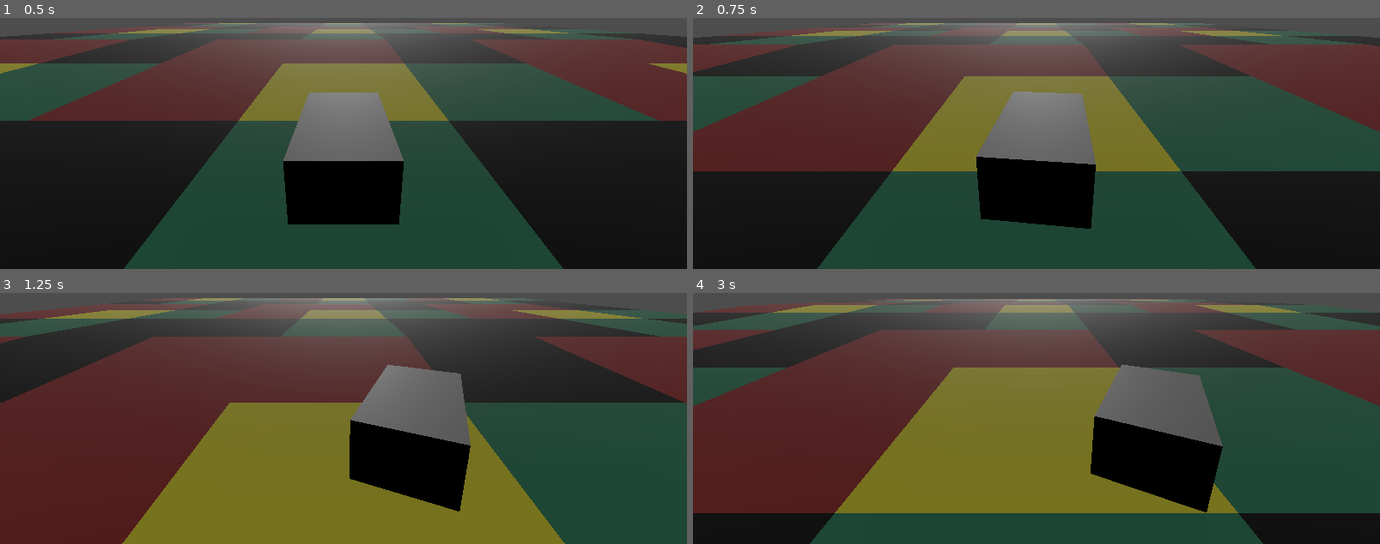
Above: before the commit, frames 1-4 (two rows, left to right).
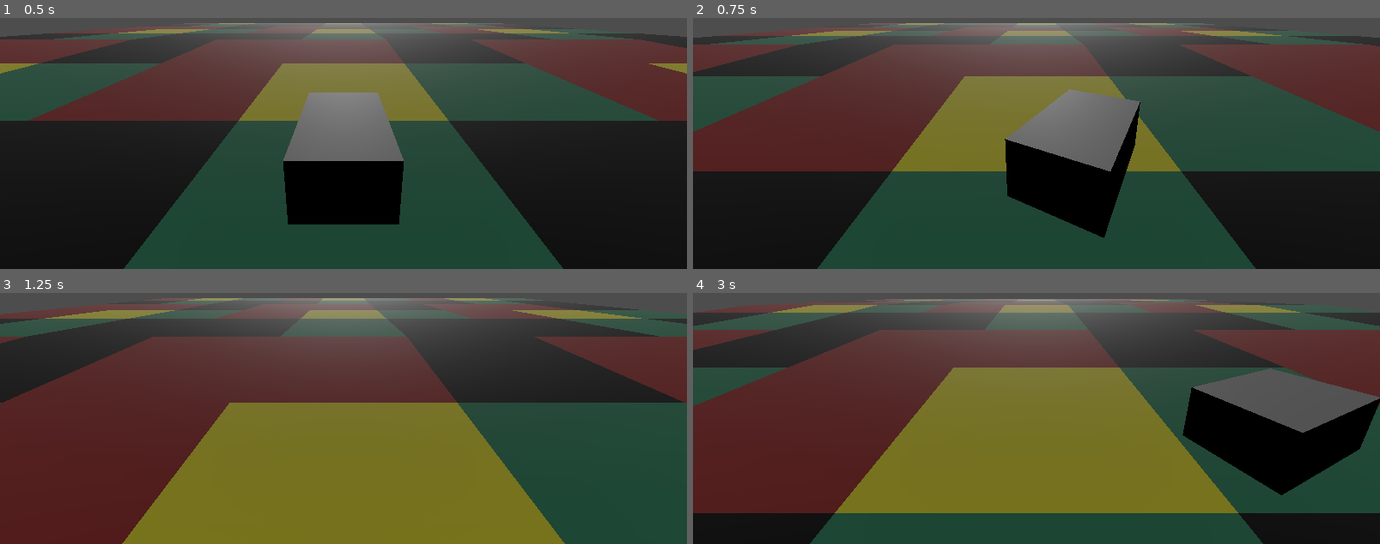
Above: after the commit, the same moments.

Repository: bjornarprytz/waves
Game: Godot game, scene res://main.tscn
Two runs of this game, one before a commit and one after it. Both use one fixed random seed, a clock stepped at 60 frames per second and the inputs below.
Inputs:
- Up to frame 1 (0.5 s): no input
- Up to frame 2 (0.75 s): hold Right (ui_right) from 0.53 s (still down)
- Up to frame 3 (1.25 s): keep holding Right (ui_right)
- Up to frame 4 (3 s): release Right (ui_right) at 1.28 s; hold Left (ui_left) 1.28-2.03 s; hold Right (ui_right) from 2.03 s (still down)

Frame 1 is identical in both runs. In frame 2, 6.1% of the frame differs, in the area x 41-66%, y 28-88%; in frame 3, 8.0%; in frame 4, 17%, in the area x 57-100%, y 28-88%.

Commit message:
car steering

Diff:
--- a/src/main.gd
+++ b/src/main.gd
@@ -12,9 +12,11 @@
 
 var direction := 0
 
+const rubber_band_strength := 20.0
+const max_momentum := 6.9
 var momentum := 0.0
 
-var acceleration := 2.0
+var acceleration := 15.0
 var deceleration := 10.69
 
 func _ready() -> void:
@@ -27,8 +29,8 @@
 	degrees_per_meter = circumference_in_meters / 360.0
 	rads_per_meter = deg_to_rad(degrees_per_meter)
 
-	print ("Circumference: %f" % circumference_in_meters)
-	print ("Rads/meter: %f" % rads_per_meter)
+	print("Circumference: %f" % circumference_in_meters)
+	print("Rads/meter: %f" % rads_per_meter)
 
 func _physics_process(delta: float) -> void:
 	ground.rotate(Vector3.RIGHT, rads_per_meter * delta)
@@ -45,13 +47,16 @@
 	else:
 		momentum = move_toward(momentum, 0.0, delta * deceleration)
 
-	if (momentum < -0.01):
-		car.position.x = move_toward(car.position.x, left_bound, delta * abs(momentum))
-		if (car.position.x == left_bound):
-			momentum = move_toward(momentum, 0.0, delta * deceleration)
-	elif momentum > 0.01:
-		car.position.x = move_toward(car.position.x, right_bound, delta * abs(momentum))
-		if (car.position.x == right_bound):
-			momentum = move_toward(momentum, 0.0, delta * deceleration)
+	# Apply rubber band force when past bounds
+	if car.position.x < left_bound:
+		var distance_past = left_bound - car.position.x
+		momentum += rubber_band_strength * distance_past * delta
+	elif car.position.x > right_bound:
+		var distance_past = car.position.x - right_bound
+		momentum -= rubber_band_strength * distance_past * delta
 
-	car.rotation.y = -momentum * .269
+	momentum = clamp(momentum, -max_momentum, max_momentum)
+
+	# Move car based on momentum
+	car.position.x += momentum * delta
+	car.rotation.y = - momentum * .169
